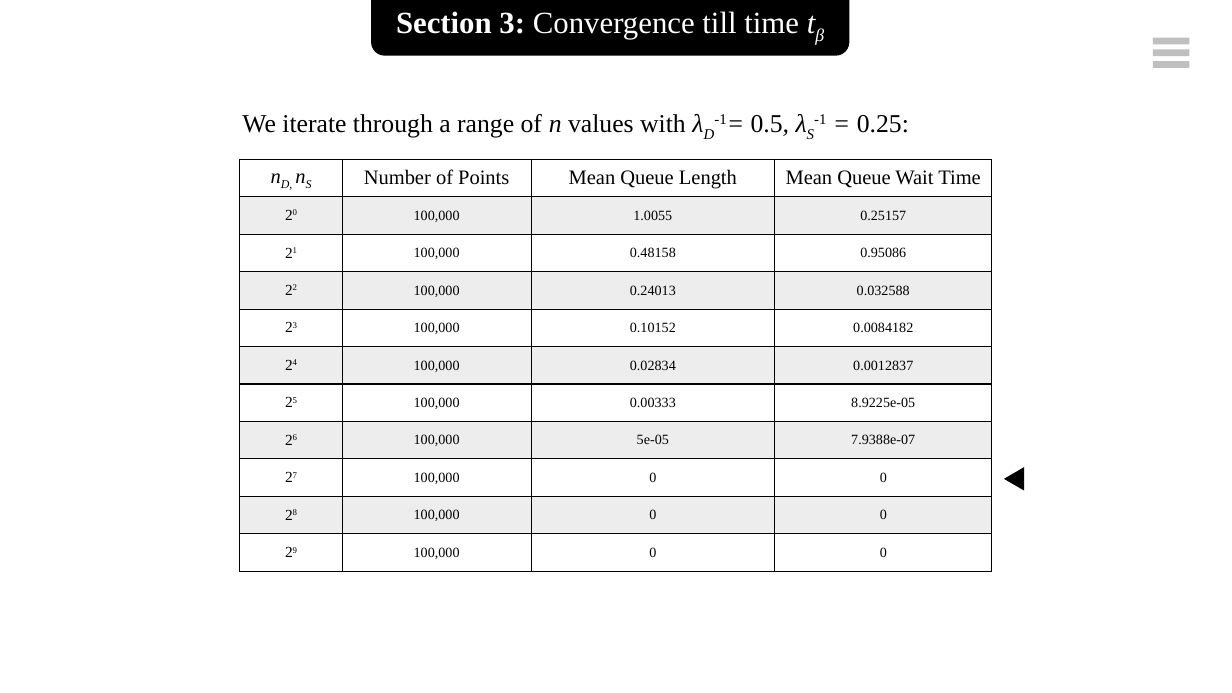
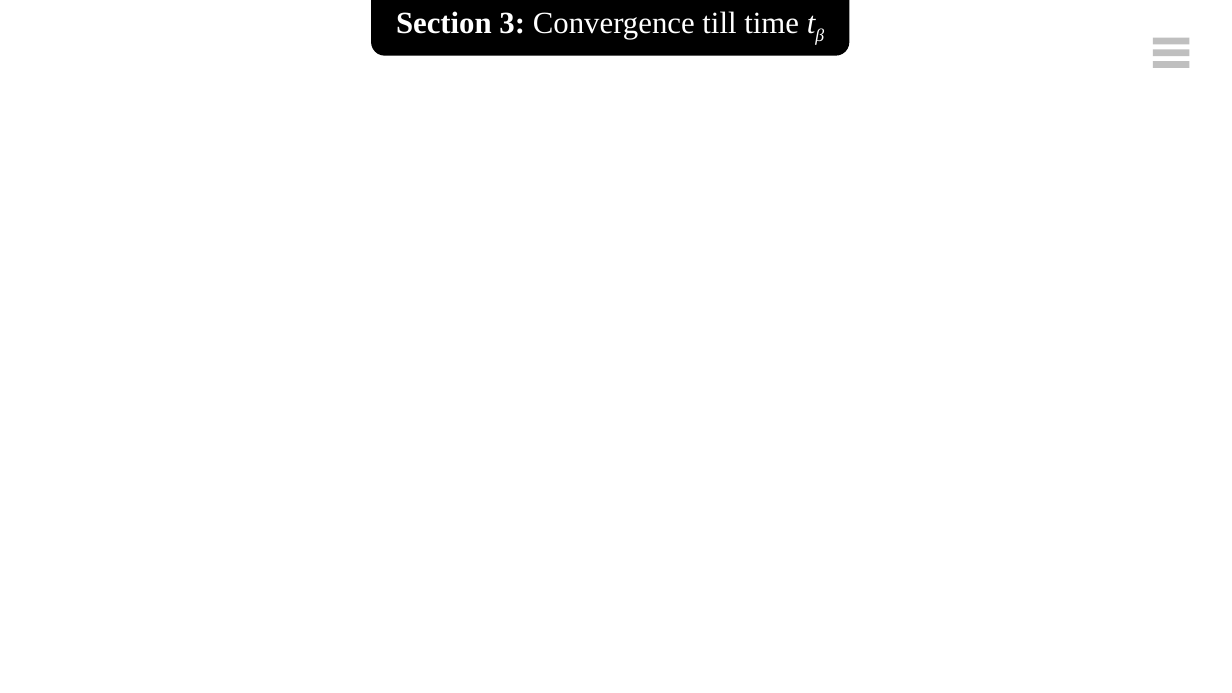
Before and after one commit to prabal1997/Probability, a slide deck: slide 17 of project_4/final_presentation.pptx (slide 12 before the commit). Drawn at 1232x693 pixels with LibreOffice and Linux fonts; fonts in the diff are those of the drawing; background and template pictures are left out. Boxes give left, top, right and bottom in pixels: in the first picture for what was removed or moved away, otherwise in the second. Text is boxed around its words. In the diff, an @@ line names an element or a change of style, - is before the commit and + after.

```diff
--- a/project_4/final_presentation.pptx
+++ b/project_4/final_presentation.pptx
@@ text removed at (242,114,909,138) @@
-We iterate through a range of n values with λD-1= 0.5, λS-1 = 0.25:
@@ table removed at (240,159,993,571), 11 rows, 4 columns @@
-nD, nS | Number of Points | Mean Queue Length | Mean Queue Wait Time
-20 | 100,000 | 1.0055 | 0.25157
-21 | 100,000 | 0.48158 | 0.95086
-22 | 100,000 | 0.24013 | 0.032588
-23 | 100,000 | 0.10152 | 0.0084182
-24 | 100,000 | 0.02834 | 0.0012837
-25 | 100,000 | 0.00333 | 8.9225e-05
-26 | 100,000 | 5e-05 | 7.9388e-07
-27 | 100,000 | 0 | 0
-28 | 100,000 | 0 | 0
-29 | 100,000 | 0 | 0
@@ triangle removed at (1004,467,1025,490) @@
```
Also in this commit, not shown: 7 other slides changed, 8 slides added, 1 slide removed, 14 other files.
